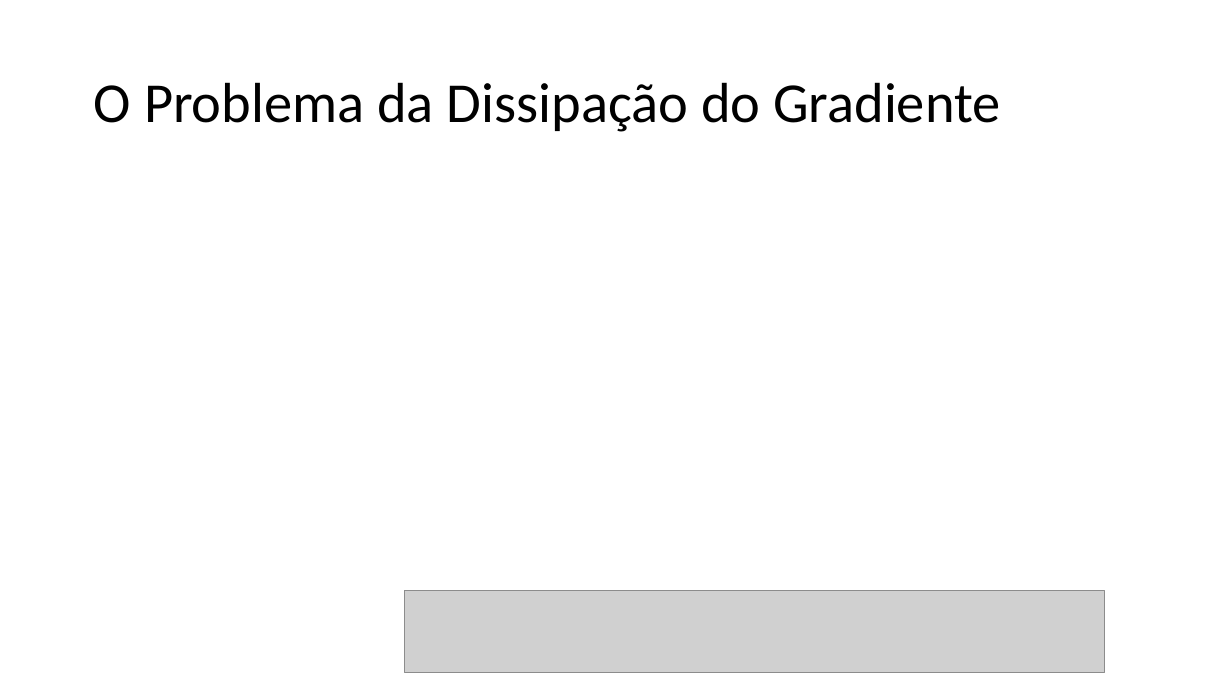
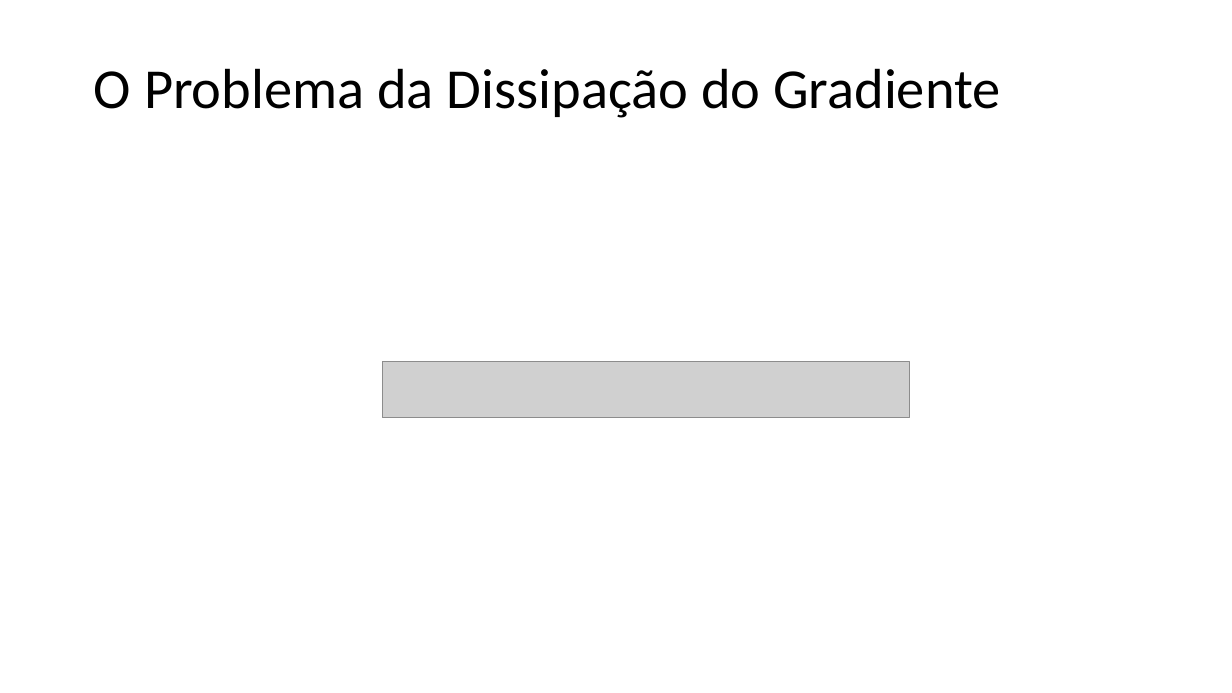
Before and after one commit to zz4fap/t320_aprendizado_de_maquina, a slide deck: slide 11 of slides/T320_Redes_Neurais_Artificiais (Parte II).pptx. Drawn at 1232x693 pixels with LibreOffice and Linux fonts; fonts in the diff are those of the drawing; grey boxes stand for pictures. Boxes give left, top, right and bottom in pixels: in the first picture for what was removed or moved away, otherwise in the second. Text is boxed around its words. In the diff, an @@ line names an element or a change of style, - is before the commit and + after.

```diff
--- a/slides/T320_Redes_Neurais_Artificiais (Parte II).pptx
+++ b/slides/T320_Redes_Neurais_Artificiais (Parte II).pptx
@@ title "O Problema da Dissipação do ...": place and size @@
-title "O Problema da Dissipação do ..." at <box>94,82,1000,132</box>
+title "O Problema da Dissipação do ..." at <box>94,68,1000,118</box>
@@ picture added at <box>383,361,909,418</box> @@
@@ picture removed at <box>405,591,1104,673</box> @@
```
Also in this commit, not shown: 5 other slides changed, 1 slide added, 1 slide removed, 2 other files.
